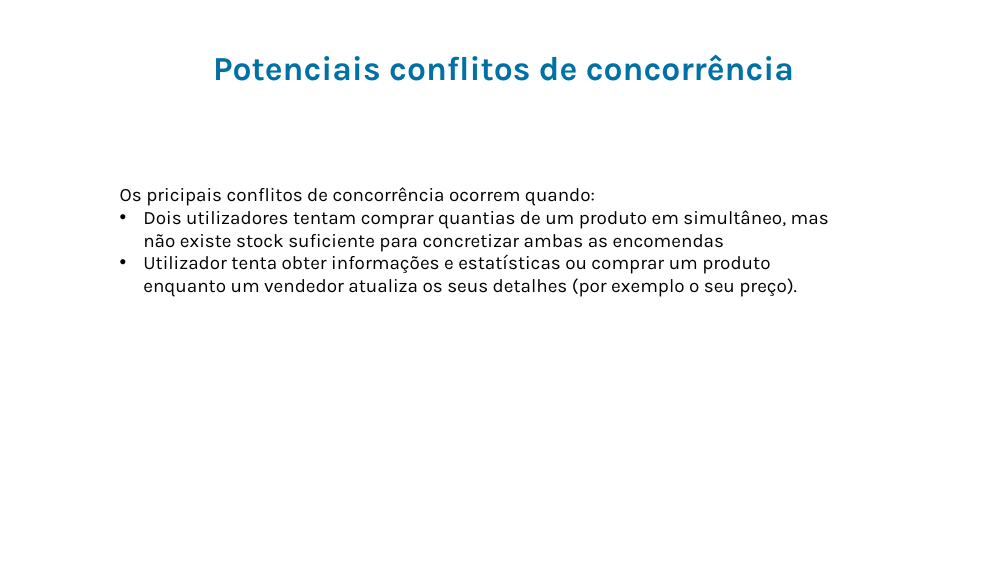
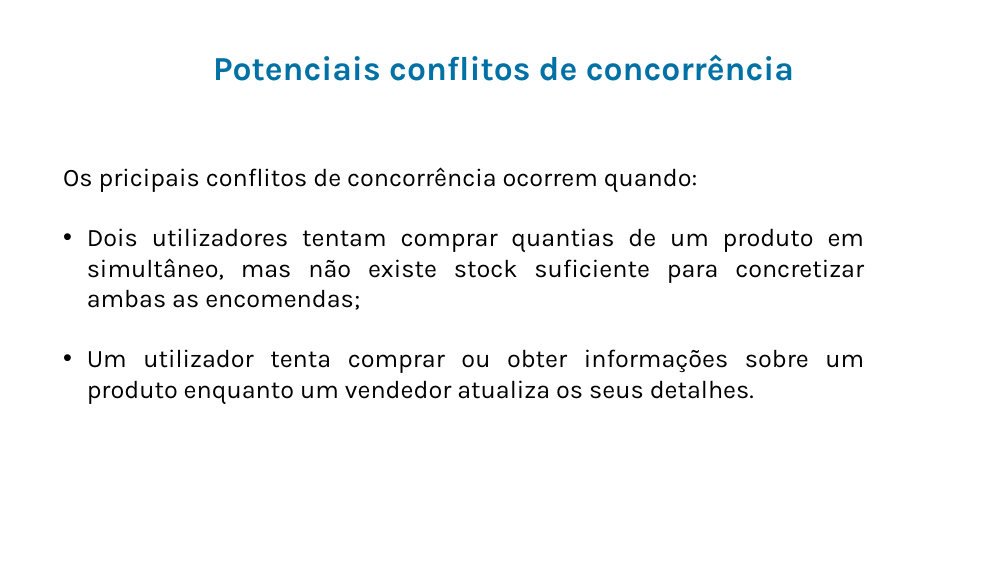
Before and after one commit to goncaloalmeida19/projeto-de-bd, a slide deck: slide 7 of Apresentação.pptx. Drawn at 1008x567 pixels with LibreOffice and Linux fonts; fonts in the diff are those of the drawing; background and template pictures are left out. Boxes give left, top, right and bottom in pixels: in the first picture for what was removed or moved away, otherwise in the second. Text is boxed around its words. In the diff, an @@ line names an element or a change of style, - is before the commit and + after.

```diff
--- a/Apresentação.pptx
+++ b/Apresentação.pptx
@@ text "Os pricipais conflitos de concorrência ...": place and size @@
-text "Os pricipais conflitos de concorrência ..." at [120, 187, 829, 297]
+text "Os pricipais conflitos de concorrência ..." at [63, 167, 865, 404]
@@ text at [63, 167, 698, 192]: size 18 to 24 pt in "Os pricipais conflitos de concorrência ocorrem quando:"; alignment left to justified @@
@@ text at [87, 228, 865, 404]: text changed; size 18 to 24 pt @@
-• Dois utilizadores tentam comprar quantias de um produto em simultâneo, mas não existe stock suficiente para concretizar ambas as encomendas
-• Utilizador tenta obter informações e estatísticas ou comprar um produto enquanto um vendedor atualiza os seus detalhes (por exemplo o seu preço).
+• Dois utilizadores tentam comprar quantias de um produto em simultâneo, mas não existe stock suficiente para concretizar ambas as encomendas;
+• Um utilizador tenta comprar ou obter informações sobre um produto enquanto um vendedor atualiza os seus detalhes.
```
Also in this commit, not shown: 4 other slides changed.
